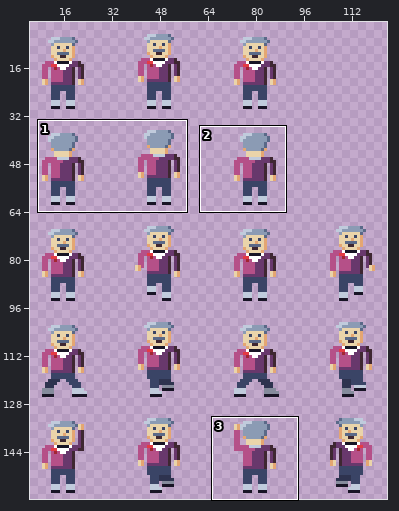
Pixel-art file: assets/textures/characters/lavatanssija_32.aseprite. The first picture is a wide view before the edit; the outline marks the close-up.
Close-up. Before the commit:
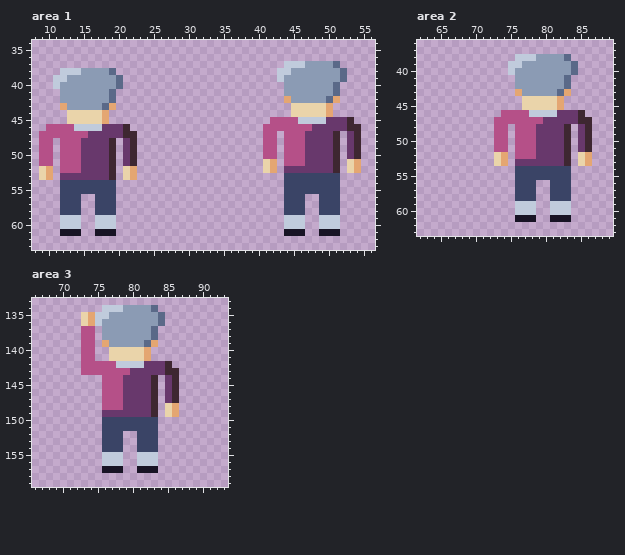
128x160 pixels, 1 frame. Shown: area 1: x 8..56, y 34..63; area 2: x 62..89, y 36..63; area 3: x 66..93, y 133..159. The wide view leaves out empty margins.
The same view after the edit:
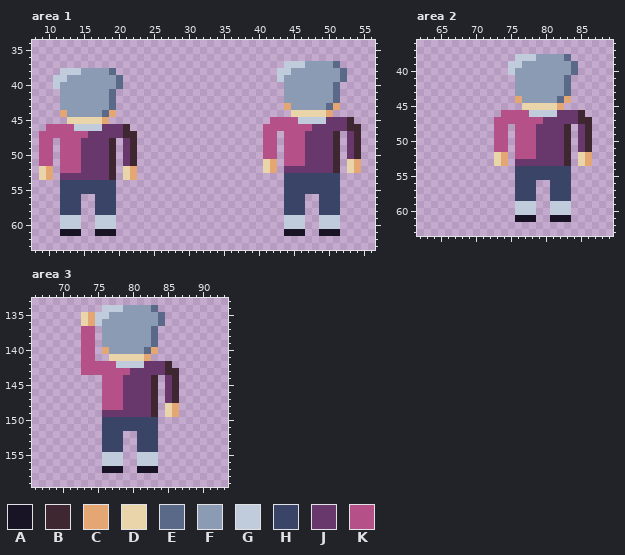
Palette (. is transparent): A #181425  B #3e2731  C #e4a672  D #ead4aa  E #5a6988  F #8b9bb4  G #c0cbdc  H #3a4466  J #68386c  K #b55088
The edit:
Changed rows in their new state; - is an unchanged pixel.
Area 1:
first column x 12:
42 --------------------------------F-----FE
43 F-----FE------------------------CFFFFFEC
44 CFFFFFEC--------------------------------
Area 2:
first column x 76:
43 F-----FE
44 CFFFFFEC
Area 3:
first column x 76:
139 F-----FE
140 CFFFFFEC
Where, in picture pixels (left, top, right, bottom), the same in both close-ups:
changed: (284, 96, 340, 110)
changed: (60, 103, 116, 117)
changed: (515, 89, 571, 103)
changed: (102, 340, 158, 354)
